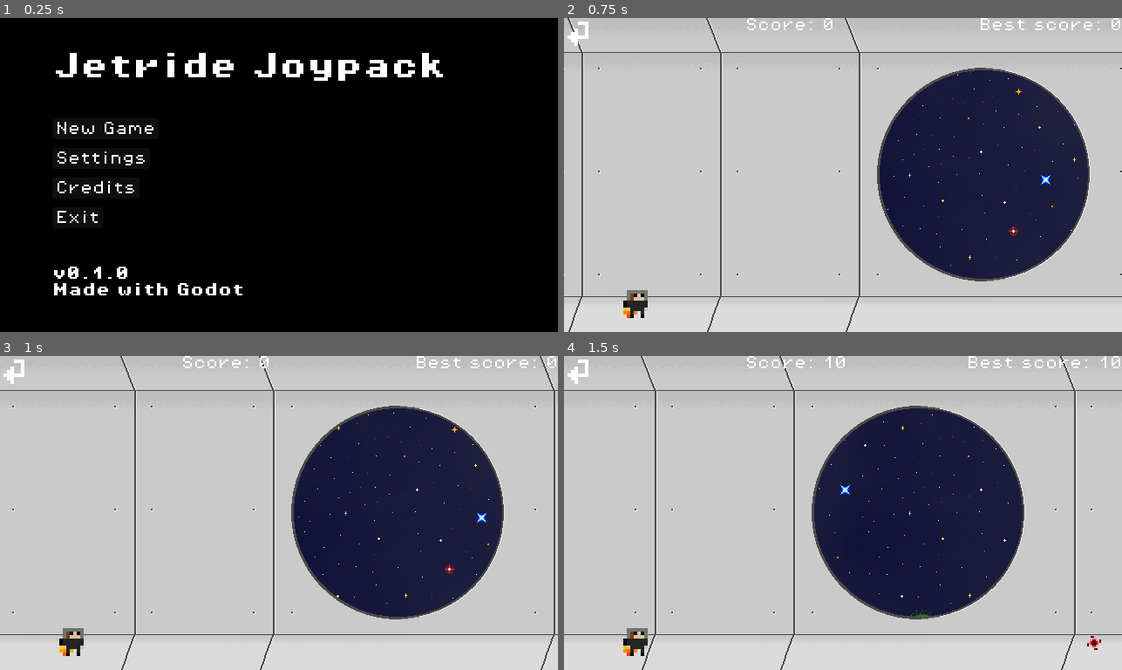
Above: before the commit, frames 1-4 (two rows, left to right).
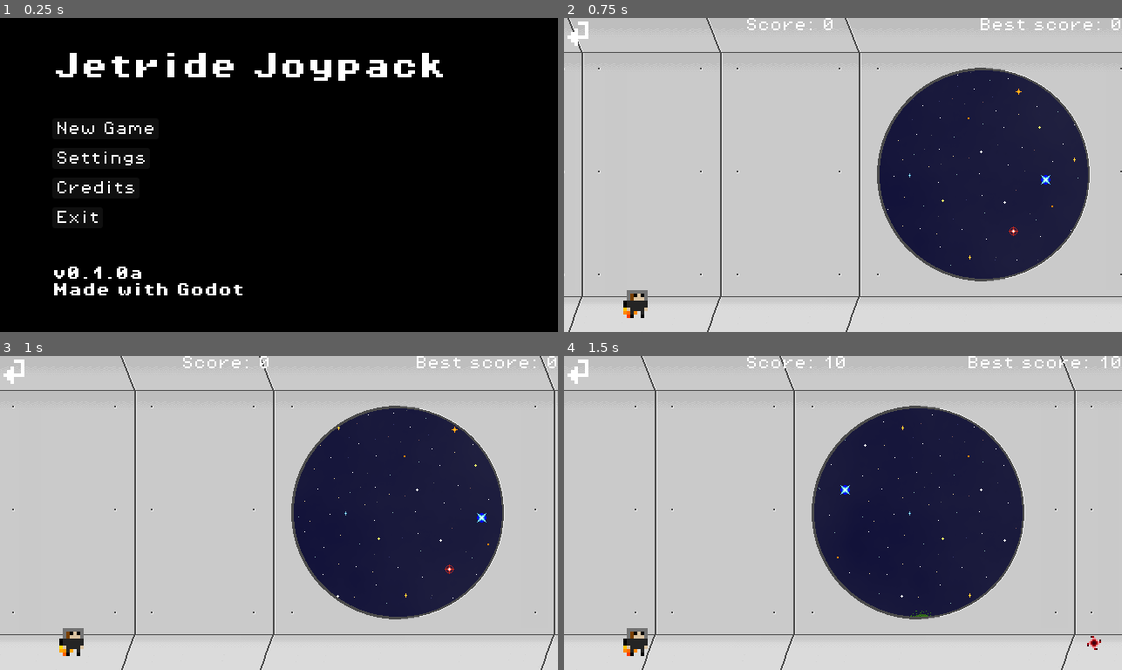
Above: after the commit, the same moments.

Repository: Modailun/jetride-joypack-clone
Game: Godot game, scene res://scenes/main_menu.tscn
The game is run twice, just before and just after one commit, with the same random seed, the same clock (stepped at 60 frames per second) and the same inputs.
Inputs:
- Up to frame 1 (0.25 s): no input
- Up to frame 2 (0.75 s): click "New Game" at 0.5 s
- Up to frame 3 (1 s): no input
- Up to frame 4 (1.5 s): click "New Game" at 1.25 s

The runs differ from the first frame. In frame 1, less than 0.1% of the frame differs, in the area x 23-26%, y 80-84%; in frame 2, nothing differs; in frame 3, nothing differs; in frame 4, nothing differs.

Commit message:
Modified version number

Diff:
--- a/scenes/main_menu.tscn
+++ b/scenes/main_menu.tscn
@@ -87,7 +87,7 @@
 [node name="Version" type="Label" parent="MarginContainer/HBoxContainer/VBoxContainer"]
 texture_filter = 1
 layout_mode = 2
-text = "v0.1.0
+text = "v0.1.0a
 Made with Godot"
 label_settings = SubResource("LabelSettings_wu84c")
 
